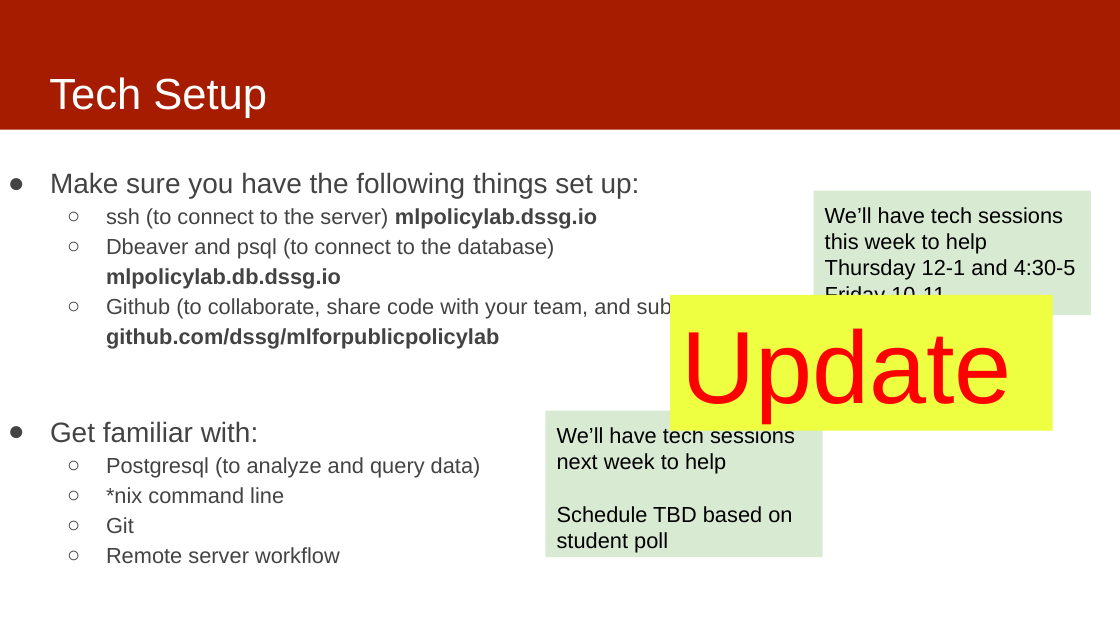
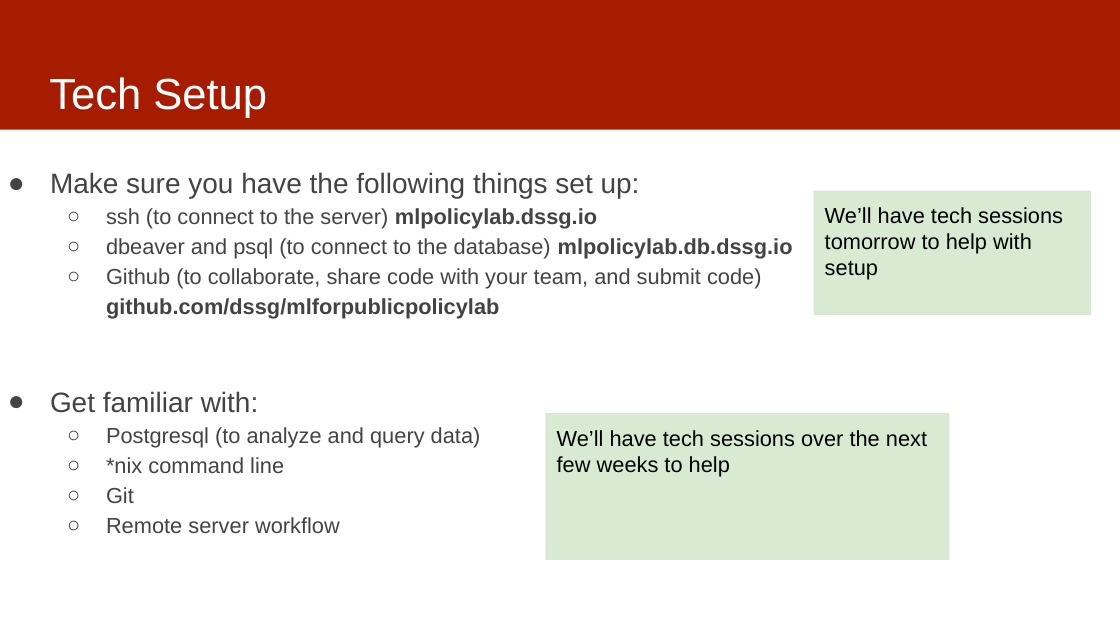
Before and after one commit to dssg/mlforpublicpolicylab, a slide deck: slide 16 of 01 - Intro and Scoping/ClassOverview.pptx (slide 17 before the commit). Drawn at 1120x630 pixels with LibreOffice and Linux fonts; fonts in the diff are those of the drawing. Boxes give left, top, right and bottom in pixels: in the first picture for what was removed or moved away, otherwise in the second. Text is boxed around its words. In the diff, an @@ line names an element or a change of style, - is before the commit and + after.

```diff
--- a/01 - Intro and Scoping/ClassOverview.pptx
+++ b/01 - Intro and Scoping/ClassOverview.pptx
@@ text in rectangle at (825,207,1063,280): text changed @@
-We’ll have tech sessions this week to help
-Thursday 12-1 and 4:30-5
-Friday 10-11
+We’ll have tech sessions tomorrow to help with setup
@@ text at (106,238,793,259): text changed @@
-  ○ Dbeaver and psql (to connect to the database) mlpolicylab.db.dssg.io
+  ○ dbeaver and psql (to connect to the database) mlpolicylab.db.dssg.io
@@ rectangle removed at (670,295,1053,430) @@
-Update
@@ rectangle "We’ll have tech sessions over ...": place and size @@
-rectangle "We’ll have tech sessions over ..." at (545,411,823,558)
+rectangle "We’ll have tech sessions over ..." at (545,413,950,560)
@@ text in rectangle at (557,430,927,477): text changed @@
-We’ll have tech sessions next week to help
-Schedule TBD based on student poll
+We’ll have tech sessions over the next few weeks to help
```
Also in this commit, not shown: 7 other slides changed, 1 slide removed.
